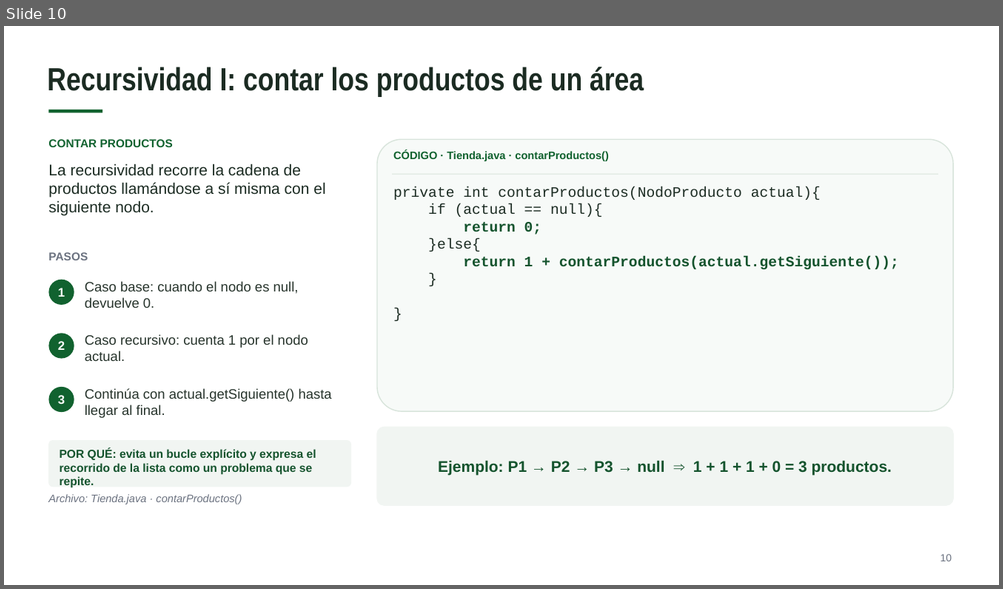
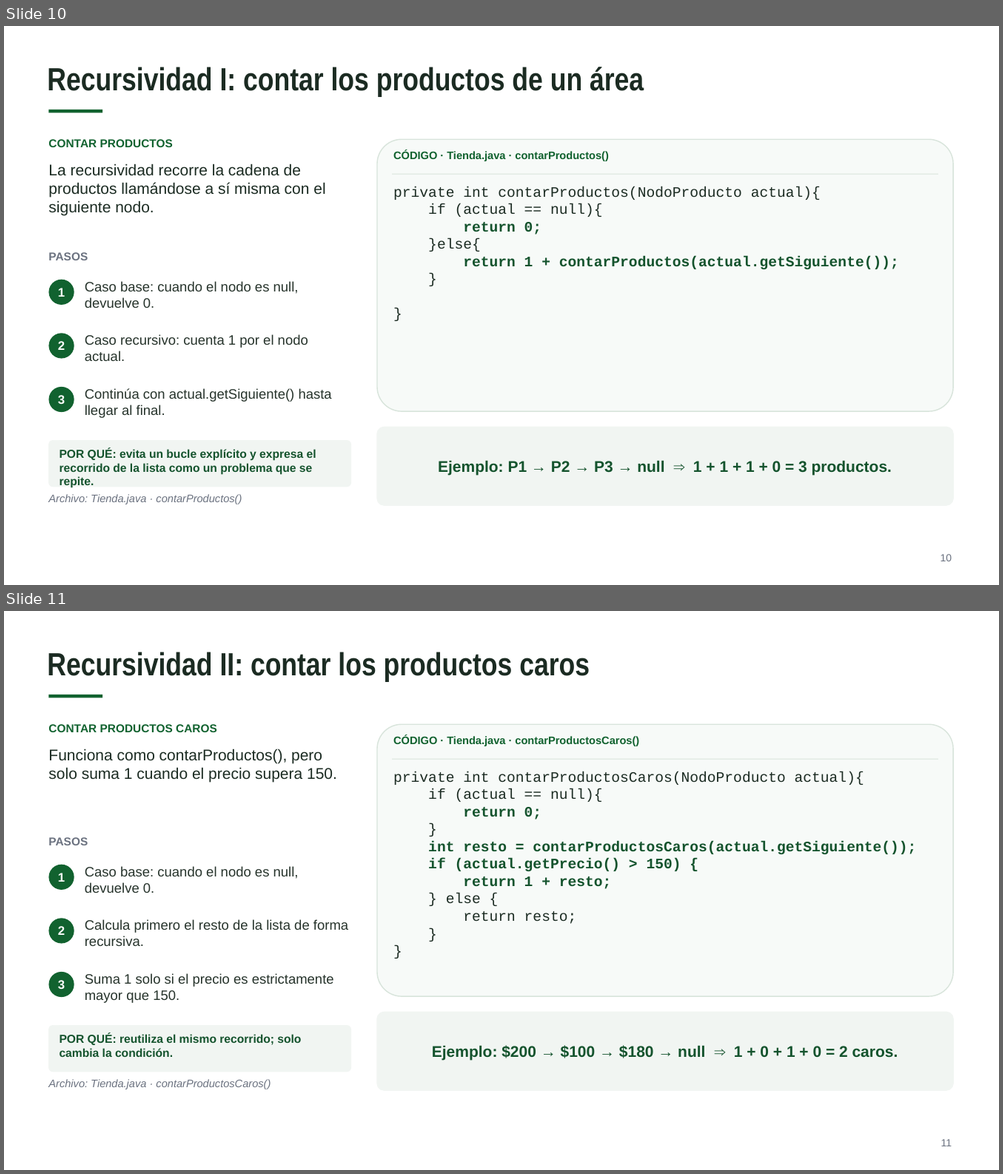
Before and after one commit to MELANYYYY/gestion_tienda_equipo3, a slide deck: presentacion/Presentacion_Ejercicio3.pptx. Shown one above the other, each under a label of ours: slide 10 before the commit, slides 10 and 11 after it. The pictures are 1003x589 and 1003x1174 pixels, drawn with LibreOffice and Linux fonts; fonts in the diff are those of the drawing; background and template pictures are left out. Boxes give left, top, right and bottom in pixels: in the first picture for what was removed or moved away, otherwise in the second. Text is boxed around its words. In the diff, an @@ line names an element or a change of style, - is before the commit and + after.

```diff
--- a/presentacion/Presentacion_Ejercicio3.pptx
+++ b/presentacion/Presentacion_Ejercicio3.pptx
@@ slide 11 added at (x1=4, y1=611, x2=999, y2=1170), background picture (left out) @@
@@ text added at (x1=47, y1=652, x2=589, y2=681), 31 pt, text #1B2B22, bold @@
+Recursividad II: contar los productos caros
@@ rectangle added at (x1=48, y1=695, x2=102, y2=698), fill #11622F @@
@@ text added at (x1=48, y1=724, x2=217, y2=732), 11 pt, text #11622F, bold @@
+CONTAR PRODUCTOS CAROS
@@ rounded rectangle added at (x1=377, y1=724, x2=953, y2=997), fill #F7FAF8, outline #D8E4DB 1 pt @@
@@ text added at (x1=393, y1=735, x2=639, y2=746), 10.5 pt, text #11622F, bold @@
+CÓDIGO · Tienda.java · contarProductosCaros()
@@ text added at (x1=48, y1=749, x2=337, y2=783), 15 pt, text #1B2B22 @@
+Funciona como contarProductos(), pero solo suma 1 cuando el precio supera 150.
@@ rectangle added at (x1=392, y1=759, x2=938, y2=760), fill #D8E4DB @@
@@ text added at (x1=393, y1=772, x2=916, y2=924), 14 pt, text #14532D, bold @@
+private int contarProductosCaros(NodoProducto actual){
+if (actual == null){
+return 0;
+}
+int resto = contarProductosCaros(actual.getSiguiente());
+if (actual.getPrecio() > 150) {
+return 1 + resto;
+} else {
+return resto;
+}
+}
@@ text added at (x1=48, y1=837, x2=88, y2=846), 11 pt, text #6B7280, bold @@
+PASOS
@@ ellipse added at (x1=48, y1=865, x2=74, y2=890), fill #11622F @@
@@ text added at (x1=58, y1=873, x2=65, y2=882), 12 pt, text #FFFFFF, bold @@
+1
@@ text added at (x1=85, y1=866, x2=299, y2=893), 13.2 pt, text #26332B @@
+Caso base: cuando el nodo es null, devuelve 0.
@@ ellipse added at (x1=48, y1=918, x2=74, y2=944), fill #11622F @@
@@ text added at (x1=85, y1=920, x2=348, y2=946), 13.2 pt, text #26332B @@
+Calcula primero el resto de la lista de forma recursiva.
@@ text added at (x1=58, y1=926, x2=65, y2=935), 12 pt, text #FFFFFF, bold @@
+2
@@ ellipse added at (x1=48, y1=972, x2=74, y2=997), fill #11622F @@
@@ text added at (x1=58, y1=980, x2=65, y2=989), 12 pt, text #FFFFFF, bold @@
+3
@@ text added at (x1=85, y1=974, x2=334, y2=1003), 13.2 pt, text #26332B @@
+Suma 1 solo si el precio es estrictamente mayor que 150.
@@ rounded rectangle added at (x1=48, y1=1026, x2=351, y2=1072), fill #F1F5F2, outline #F1F5F2 0.5 pt @@
@@ rounded rectangle added at (x1=377, y1=1012, x2=953, y2=1091), fill #F1F5F2, outline #F1F5F2 1 pt @@
@@ text added at (x1=60, y1=1034, x2=301, y2=1057), 11.2 pt, text #14532D, bold @@
+POR QUÉ: reutiliza el mismo recorrido; solo cambia la condición.
@@ text added at (x1=432, y1=1045, x2=898, y2=1060), 15 pt, text #14532D, bold @@
+Ejemplo: $200 → $100 → $180 → null ⇒ 1 + 0 + 1 + 0 = 2 caros.
@@ text added at (x1=48, y1=1079, x2=270, y2=1090), 10.5 pt, text #6B7280, italic @@
+Archivo: Tienda.java · contarProductosCaros()
@@ text added at (x1=941, y1=1139, x2=951, y2=1147), 10 pt, text #6B7280 @@
+11
```
Also in this commit, not shown: 9 slides changed.
